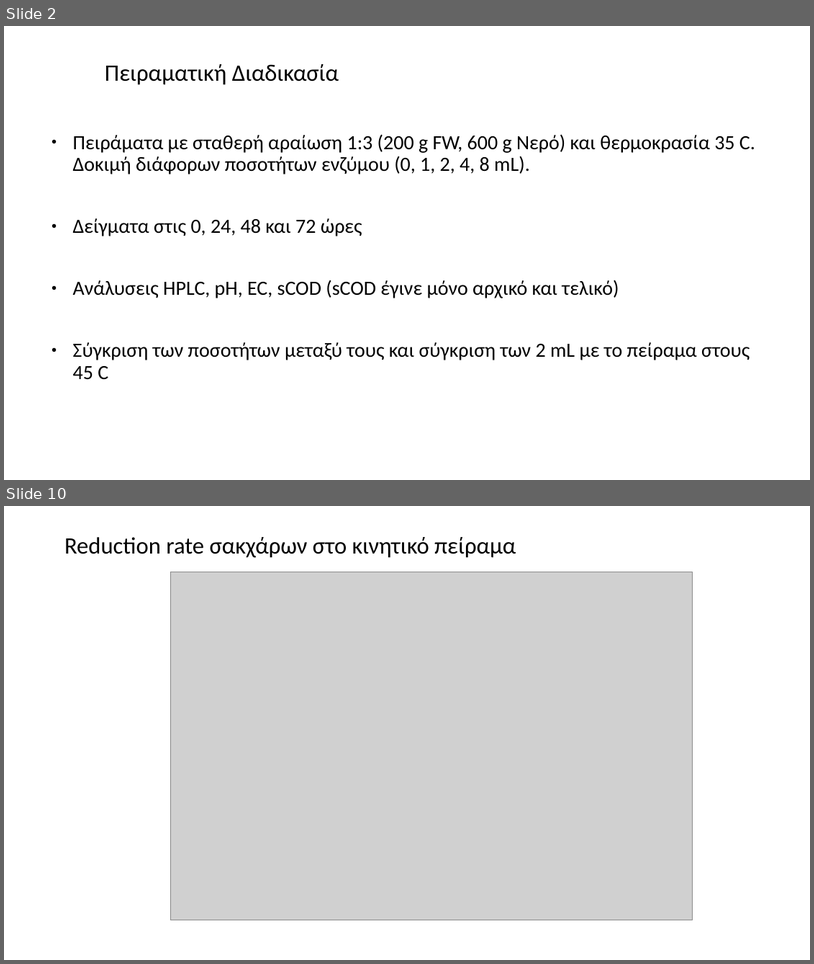
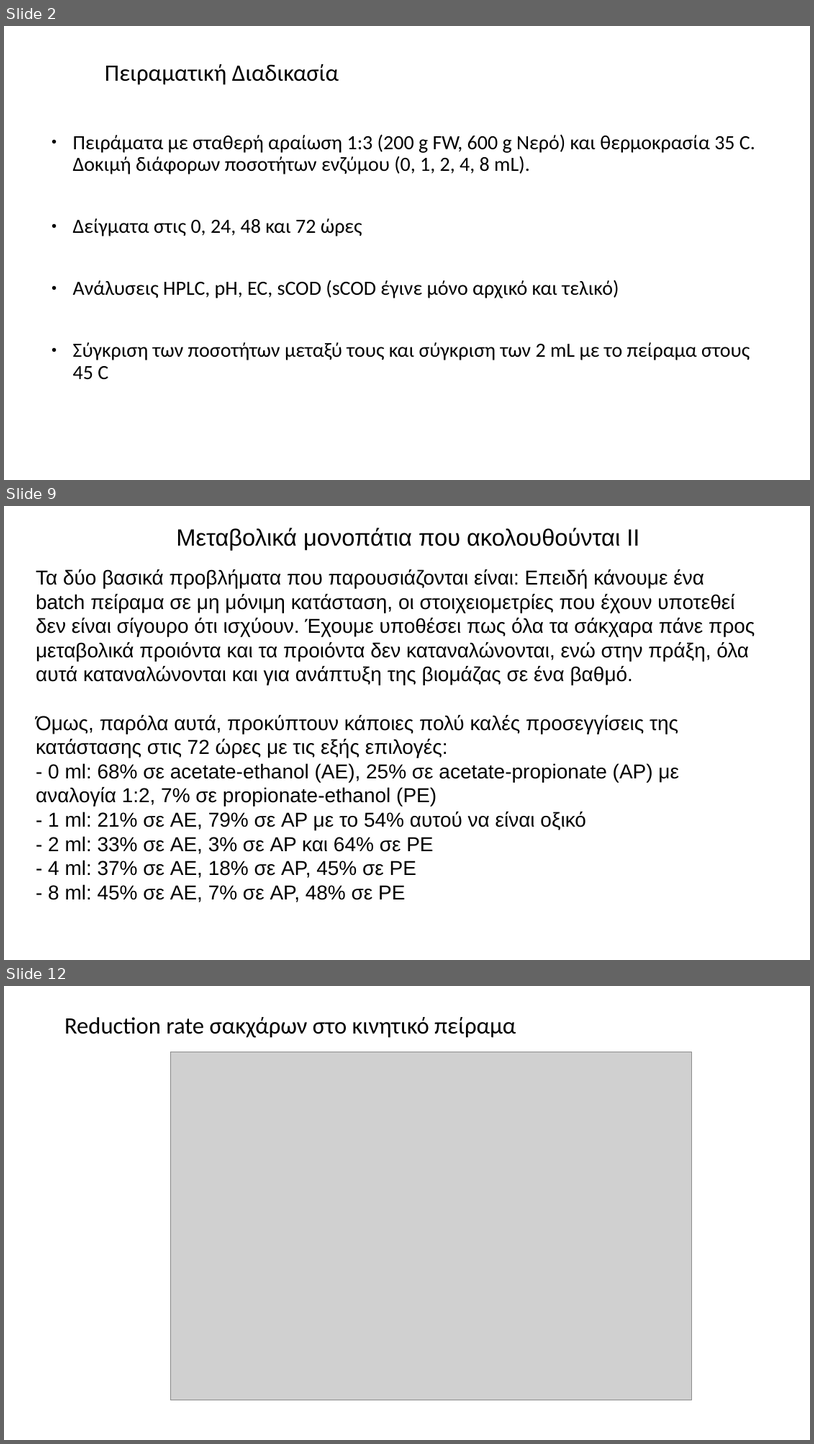
Before and after one commit to Vidianos-Giannitsis/masters-thesis, a slide deck: Reports/lab_scale_SSF_trial_2.pptx. Shown one above the other, each under a label of ours: slides 2 and 10 before the commit, slides 2, 9 and 12 after it; the slides between them are not shown. The pictures are 814x964 and 814x1444 pixels, drawn with LibreOffice and Linux fonts; fonts in the diff are those of the drawing; grey boxes stand for pictures. Boxes give left, top, right and bottom in pixels: in the first picture for what was removed or moved away, otherwise in the second. Text is boxed around its words. In the diff, an @@ line names an element or a change of style, - is before the commit and + after.

```diff
--- a/Reports/lab_scale_SSF_trial_2.pptx
+++ b/Reports/lab_scale_SSF_trial_2.pptx
@@ slide 9 added at bbox=[4, 506, 810, 960], background #FFFFFF @@
@@ title added at bbox=[176, 528, 640, 549], 28 pt, text #000000 @@
+Μεταβολικά μονοπάτια που ακολουθούνται II
@@ text added at bbox=[36, 569, 755, 902], 24 pt, text #000000 @@
+Τα δύο βασικά προβλήματα που παρουσιάζονται είναι: Επειδή κάνουμε ένα batch πείραμα σε μη μόνιμη κατάσταση, οι στοιχειομετρίες που έχουν υποτεθεί δεν είναι σίγουρο ότι ισχύουν. Έχουμε υποθέσει πως όλα τα σάκχαρα πάνε προς μεταβολικά προιόντα και τα προιόντα δεν καταναλώνονται, ενώ στην πράξη, όλα αυτά καταναλώνονται και για ανάπτυξη της βιομάζας σε ένα βαθμό.
+Όμως, παρόλα αυτά, προκύπτουν κάποιες πολύ καλές προσεγγίσεις της κατάστασης στις 72 ώρες με τις εξής επιλογές:
+- 0 ml: 68% σε acetate-ethanol (AE), 25% σε acetate-propionate (AP) με αναλογία 1:2, 7% σε propionate-ethanol (PE)
+- 1 ml: 21% σε AE, 79% σε AP με το 54% αυτού να είναι οξικό
+- 2 ml: 33% σε AE, 3% σε AP και 64% σε PE
+- 4 ml: 37% σε AE, 18% σε AP, 45% σε PE
+- 8 ml: 45% σε AE, 7% σε AP, 48% σε PE
@@ what was slide 10 is now slide 12 @@
```
Also in this commit, not shown: 5 slides changed, 8 other slides added, 4 slides removed, 19 other files.
